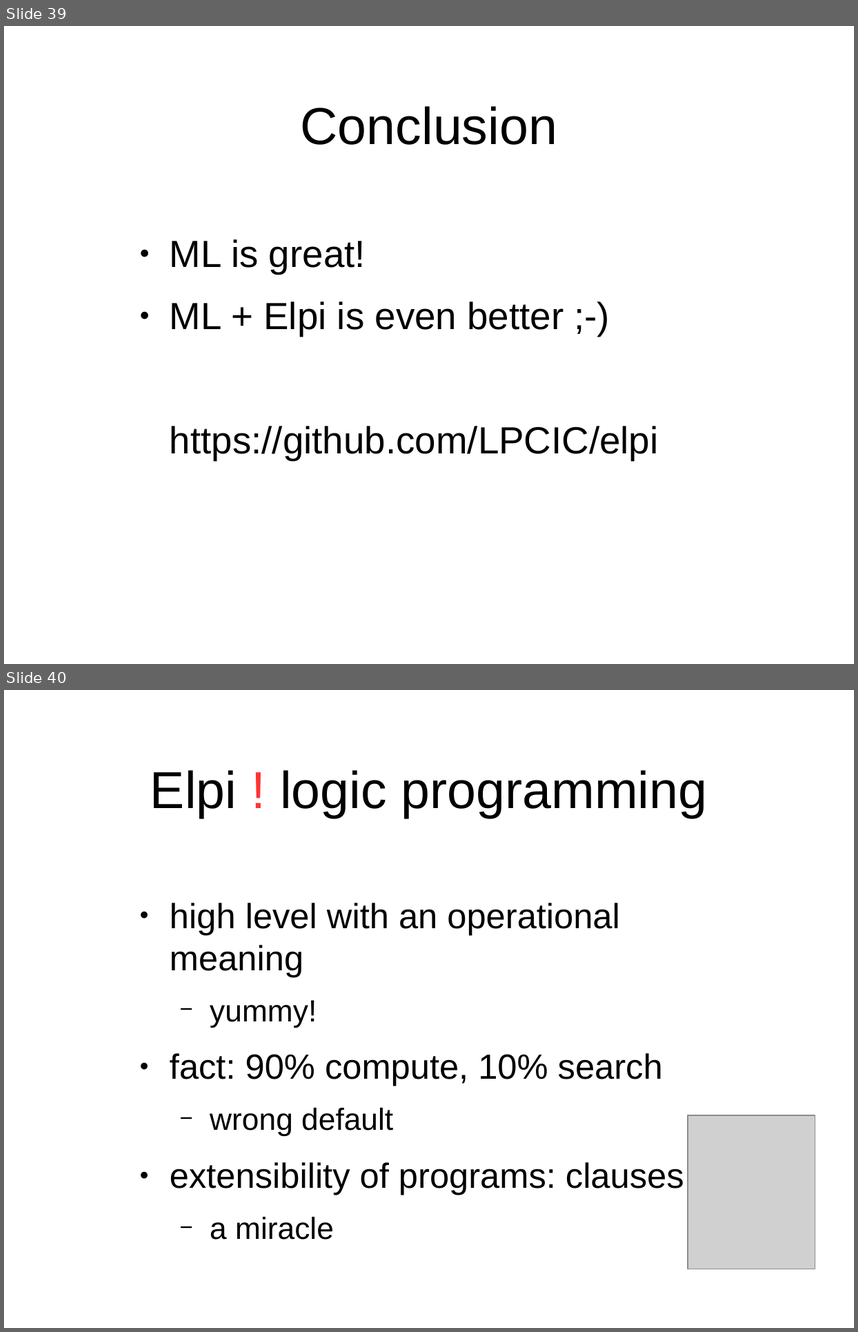
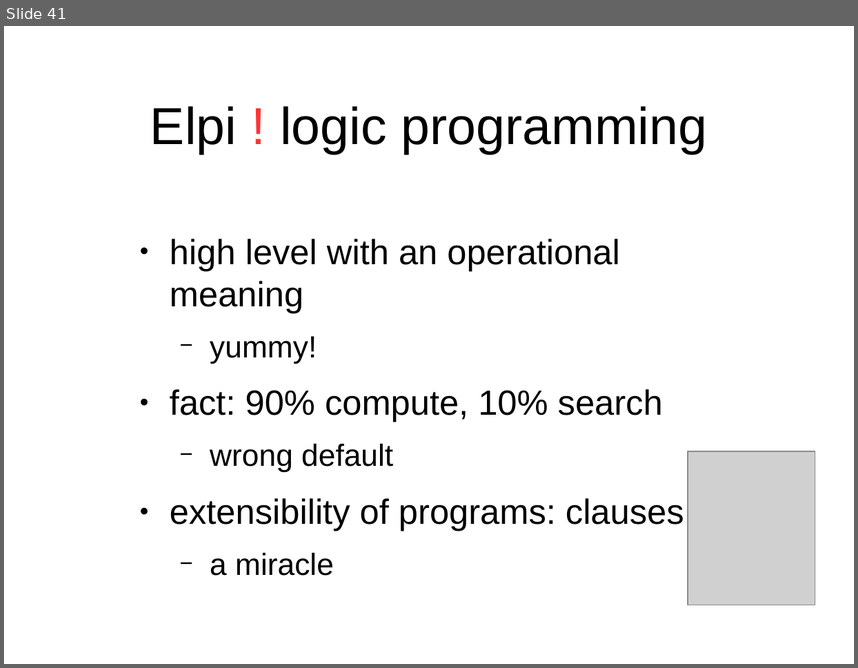
Before and after one commit to gares/demo-nantes-20-12-2023, a slide deck: slides.odp. Shown one above the other, each under a label of ours: slides 39 and 40 before the commit, slide 41 after it. The pictures are 858x1332 and 858x668 pixels, drawn with LibreOffice and Linux fonts; fonts in the diff are those of the drawing; grey boxes stand for pictures; background and template pictures are left out. Boxes give left, top, right and bottom in pixels: in the first picture for what was removed or moved away, otherwise in the second. Text is boxed around its words. In the diff, an @@ line names an element or a change of style, - is before the commit and + after.

```diff
--- a/slides.odp
+++ b/slides.odp
@@ slide 39 removed at box(4, 26, 854, 664), background #FFFFFF @@
@@ title removed at box(301, 106, 557, 145) @@
-Conclusion
@@ text removed at box(170, 239, 659, 460) @@
-● ML is great!
-● ML + Elpi is even better ;-)
-https://github.com/LPCIC/elpi
@@ what was slide 40 is now slide 41 @@
```
Also in this commit, not shown: 6 slides changed, 12 slides added, 14 other slides removed, 1 other file.
